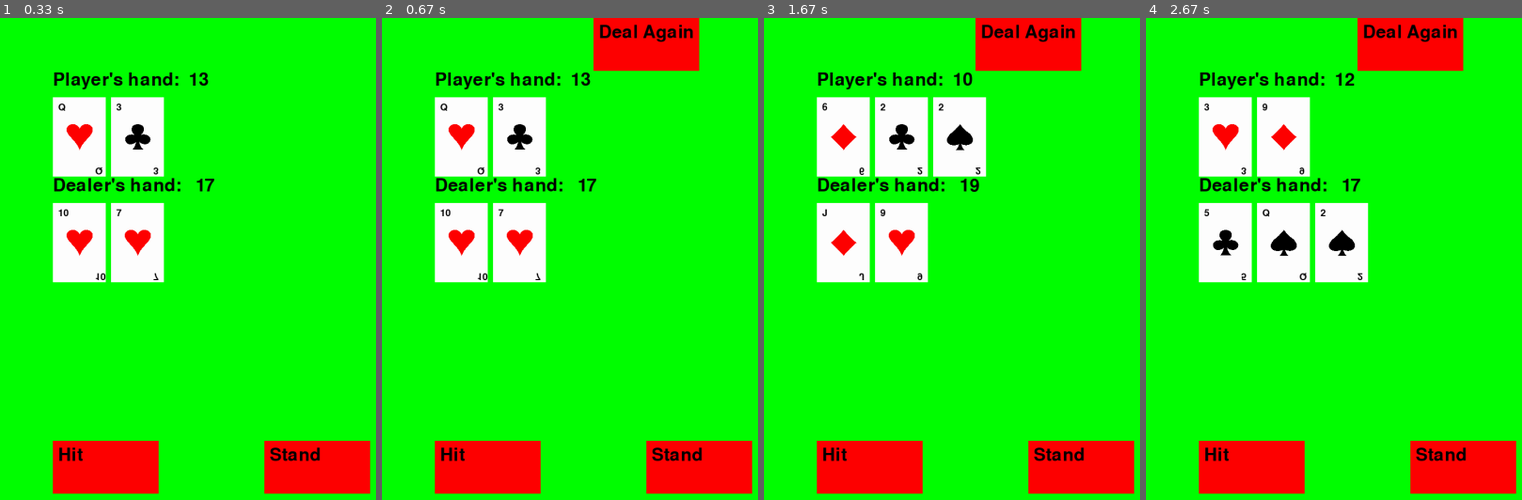
Above: before the commit, frames 1-4 (left to right).
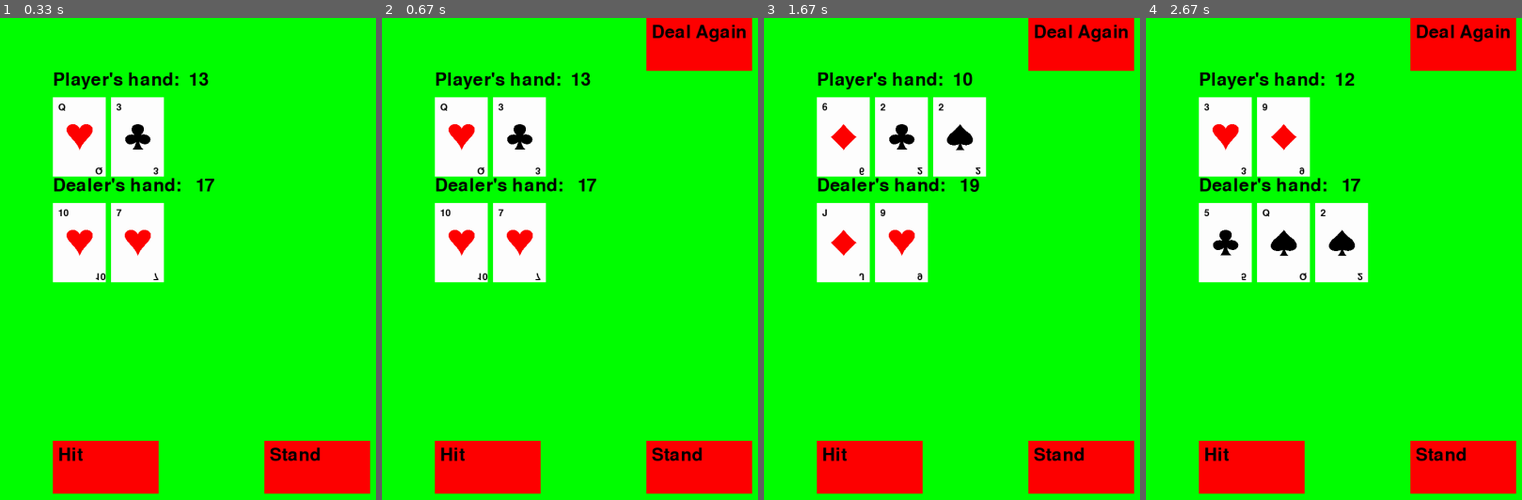
Above: after the commit, the same moments.

Repository: turnertrowbridge/PyGame_Blackjack
Game: pygame game, started from main.py
Same seed, same stepped clock (60 frames per second), same inputs: the game is played once before the commit and once after it.
Inputs:
- Up to frame 1 (0.33 s): no input
- Up to frame 2 (0.67 s): click "Stand" at 0.38 s
- Up to frame 3 (1.67 s): click "Deal Again" at 0.72 s; click "Hit" at 1.05 s; click "Stand" at 1.38 s
- Up to frame 4 (2.67 s): click "Deal Again" at 1.72 s; click "Stand" at 2.55 s

Frame 1 is identical in both runs. In frame 2, 3.5% of the frame differs, in the area x 56-99%, y 0-12%; in frame 3, 3.5%; in frame 4, 3.5%.

Commit message:
Made checking button clicked logic easier

Diff:
--- a/game.py
+++ b/game.py
@@ -10,10 +10,15 @@
         self.card_font = pygame.font.Font(None, 27)
         self.HIT_BUTTON = [100, 800, 200, 100]
         self.STAND_BUTTON = [500, 800, 200, 100]
+        self.RESET_BUTTON = [500, 0, 200, 100]
         self.deck = Deck()
         self.player_hand = [self.deck.deal_card(), self.deck.deal_card()]
         self.dealer_hand = [self.deck.deal_card(), self.deck.deal_card()]
         self.game_over = False
+
+    def is_button_clicked(self, button, mouse_pos):
+        return (button[0] <= mouse_pos[0] <= (button[0] + button[2]) and
+                button[1] <= mouse_pos[1] <= (button[1] + button[3]))
 
     def handle_events(self):
         for event in pygame.event.get():
@@ -21,14 +26,14 @@
                 return False
             elif event.type == pygame.MOUSEBUTTONDOWN:
                 if not self.game_over:
-                    if self.HIT_BUTTON[0] <= event.pos[0] <= (self.HIT_BUTTON[0] + self.HIT_BUTTON[2]) and self.HIT_BUTTON[1] <= event.pos[1] <= (self.HIT_BUTTON[1] + self.HIT_BUTTON[3]):
+                    if self.is_button_clicked(self.HIT_BUTTON, event.pos):
                         self.player_hand.append(self.deck.deal_card())
-                    elif self.STAND_BUTTON[0] <= event.pos[0] <= (self.STAND_BUTTON[0] + self.STAND_BUTTON[2]) and self.STAND_BUTTON[1] <= event.pos[1] <= (self.STAND_BUTTON[1] + self.STAND_BUTTON[3]):
+                    elif self.is_button_clicked(self.STAND_BUTTON, event.pos):
                         while self.calculate_total(self.dealer_hand) < 17:
                             self.dealer_hand.append(self.deck.deal_card())
                         self.game_over = True
                 if self.game_over:
-                    if 400 <= event.pos[0] <= 600 and 0 <= event.pos[1] <= 100:
+                    if self.is_button_clicked(self.RESET_BUTTON, event.pos):
                         self.reset_game()
         return True
 
@@ -42,8 +47,6 @@
 
     def draw(self):
         self.screen.fill((0, 255, 0))
-        print(self.player_hand)
-        print(self.dealer_hand)
         draw_text(self.screen, self.font, f"Player's hand:  {
                   self.calculate_total(self.player_hand)}", 100, 100)
         for i, card in enumerate(self.player_hand):
@@ -71,7 +74,7 @@
                 draw_text(self.screen, self.font, "Dealer wins!", 0, 0)
             # Draw button to deal new hand
             draw_button(self.screen, self.font,
-                        "Deal Again", 400, 0, 200, 100)
+                        "Deal Again", *self.RESET_BUTTON)
 
         pygame.display.flip()
 
